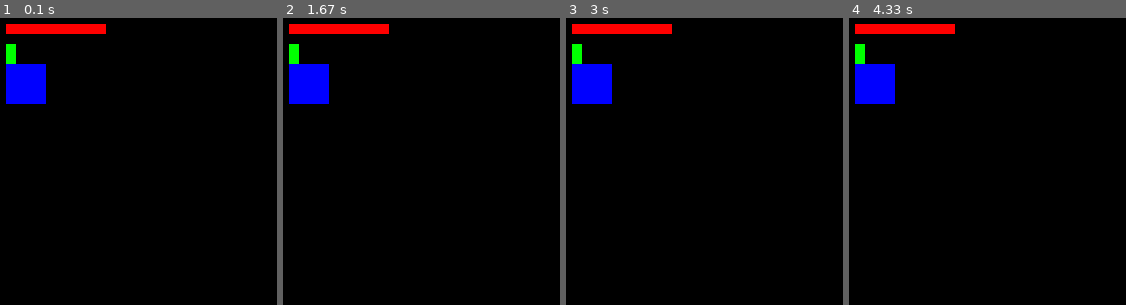
Above: before the commit, frames 1-4 (left to right).
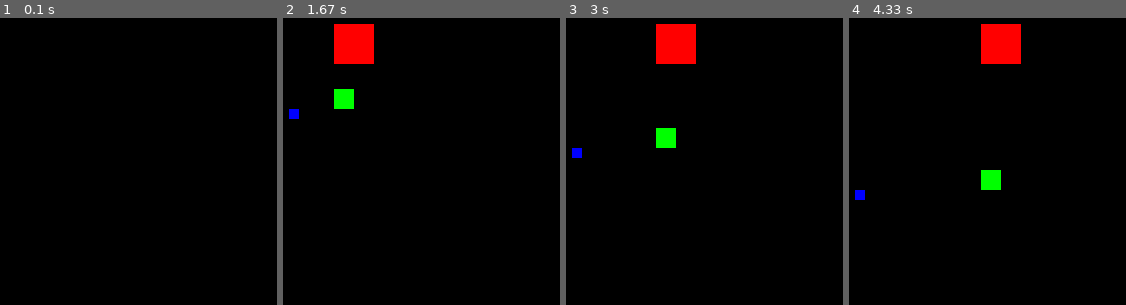
Above: after the commit, the same moments.

Repository: josuepl/dvideojuegos
Game: pygame game, started from pygame/intro.py
Same seed, same stepped clock (60 frames per second), same inputs: the game is played once before the commit and once after it.
Inputs:
- Up to frame 1 (0.1 s): no input
- Up to frame 2 (1.67 s): no input
- Up to frame 3 (3 s): no input
- Up to frame 4 (4.33 s): no input

The runs differ from the first frame. In frame 1, 3.5% of the frame differs, in the area x 2-39%, y 2-30%; in frame 2, 5.2%; in frame 3, 5.8%; in frame 4, 6.2%, in the area x 2-63%, y 2-64%.

Commit message:
nueva Versión
Se agregó la funcionalidad de movimiento y detección de límites

Diff:
--- /dev/null
+++ b/pygame/arreglos.py
@@ -0,0 +1,12 @@
+ram = [None]*10
+ram2 =[None for _ in range(10)]
+'''for i in range(0, 10):
+    ram[i] = None
+    pass'''
+ram2[2]= 3
+print(ram2[2])
+ram2.append(5)
+print("RAM: [")
+for  i in range (0,11):
+    print("",ram2[i],"|")
+print("]")
--- a/pygame/intro.py
+++ b/pygame/intro.py
@@ -1,7 +1,34 @@
 import pygame
 from sys import exit
+import time
+from pygame.draw import rect
 
-from pygame.draw import rect
+class Cuadrado:
+    def __init__(self,posX, posY,tam,color):
+        self.posX = posX
+        self.posY = posY
+        self.tam = tam
+        self.color = color
+        self.velx = 1
+        self.vely = 1
+        pass
+    pass
+    def comprobarL(self,maxX, maxY):
+        if (self.posX + self.tam) >= maxX:
+            self.velx = -1
+            print("Limite X >:",self.posX )
+        if (self.posY + self.tam) >= maxY:
+            self.vely = -1
+            print("Limite Y >:",self.posY )
+        if self.posX  <= 0:
+            self.velx = 1
+            print("Limite X >:",self.posX )
+        if self.posY <= 0:
+            self.vely = 1
+            print("Limite Y >:",self.posY )
+        pass
+
+
 
 pygame.init() # Inicializa todo el ambiente del videojuego en Pygame, funcion principal
               # Una vez inicializado el ambiente de trabajo, pygame podra invocar cualquiera de sus procedimientos
@@ -13,18 +40,45 @@
 rojo = (255, 0, 0)
 verde = (0, 255, 0)
 azul = (0, 0, 255)
+negro =(0, 0, 0)
+
+#Posiciones iniciales
+xIni = 0
+yIni = 0
+
+#Crear las instancias de la clase Cuadrado
+cRojo = Cuadrado(100,100,40,rojo)
+cVerde = Cuadrado(100,120,20,verde)
+cAzul = Cuadrado(100,140,10,azul)
 
 #Ciclo infinito de interacción con la libreria o videojuego
 while True:
     # Espacio para agregar los elementos gráficos y de audio
     # Actualiza todos los elementos de la pantalla
-
+    pygame.Surface.fill(pantalla,negro,None)
     for event in pygame.event.get(): # En cada iteración se considera el evento de salir
-        print(event)
+        #print(event)
         if event.type == pygame.QUIT:
             pygame.quit() # Se llama al procedimiento de salir de Pygame
             exit() # Se llama al procedimiento de salir del SO
-    pygame.draw.rect(pantalla, rojo, (100, 100, 100,10))
-    pygame.draw.rect(pantalla, verde, (100, 120, 10,20))
-    pygame.draw.rect(pantalla, azul, (100, 140, 40,40))
-    pygame.display.update() # se muestra la pantalla creada
+    #print("Cuadrado R: ",cRojo.posX, " ", cRojo.velx)
+    pygame.draw.rect(pantalla, cRojo.color, (cRojo.posX, cRojo.posY, cRojo.tam,cRojo.tam)) # (Superficie en la cual dibuja, color, (objeto rect{x,y, tamx, tamy} ))
+    pygame.draw.rect(pantalla, cVerde.color, (cVerde.posX, cVerde.posY , cVerde.tam,cVerde.tam))
+    pygame.draw.rect(pantalla, cAzul.color, (cAzul.posX, cAzul.posY , cAzul.tam,cAzul.tam))
+    xIni = 3
+    yIni = 3
+    #Actualizar posicion de los cuadrados
+    cRojo.posX = cRojo.posX + (xIni*cRojo.velx)
+    cRojo.posY = (cRojo.posY*cRojo.vely)
+    cVerde.posX += (xIni)*cVerde.velx
+    cVerde.posY += (yIni)*cVerde.vely
+    cAzul.posX = cAzul.posX*cAzul.velx
+    cAzul.posY += (yIni)*cAzul.vely
+
+    #Comprabar los limites de las posiciones x,y
+    cRojo.comprobarL(400,400)
+    cVerde.comprobarL(400,400)
+    cAzul.comprobarL(400,400)
+
+    time.sleep(.1)
+    pygame.display.flip() # se muestra la pantalla creada
